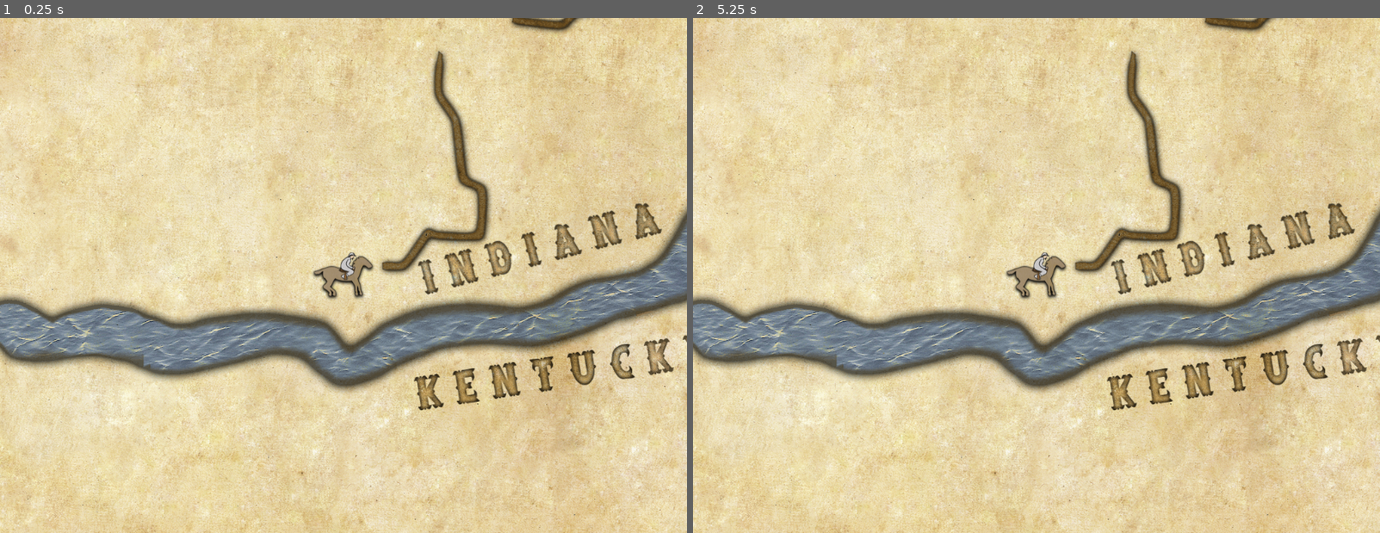
Above: before the commit, frames 1-2 (left to right).
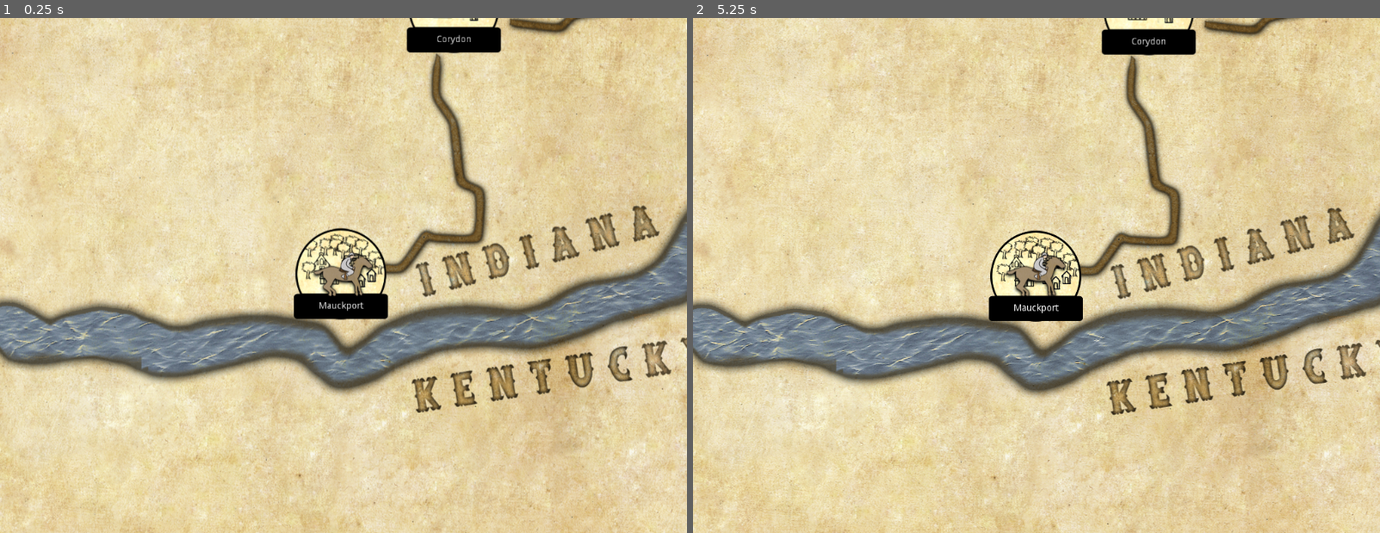
Above: after the commit, the same moments.

Repository: doctor-g/MorgansRaid
Game: Godot game, scene res://src/Game.tscn
Same seed, same stepped clock (60 frames per second), same inputs: the game is played once before the commit and once after it. The project has no main scene, so this scene is started directly.
Inputs (mouse positions are in pixels of both pictures, inside the frame that each line leads up to):
- Up to frame 1 (0.25 s): no input
- Up to frame 2 (5.25 s): tap Enter at 0.5, 2, 3.5 s; move the mouse to (1187, 249) at 0.52 s; click (1187, 249) at 0.67 s; tap Space at 1.25, 2.75, 4.25 s; move the mouse to (899, 301) at 1.27 s; click (899, 301) at 1.42 s; move the mouse to (1105, 162) at 2.02 s; click (1105, 162) at 2.17 s; move the mouse to (1002, 378) at 2.77 s; click (1002, 378) at 2.92 s; move the mouse to (1242, 352) at 3.52 s; click (1242, 352) at 3.67 s; move the mouse to (830, 198) at 4.27 s; click (830, 198) at 4.42 s; move the mouse to (1070, 275) at 5.02 s; click (1070, 275) at 5.17 s

The runs differ from the first frame. In frame 1, 18% of the frame differs, in the area x 0-100%, y 0-100%; in frame 2, 23%.

Commit message:
Add city scene and proof-of-concept moving between them

Diff:
--- /dev/null
+++ b/project/src/City.gd
@@ -0,0 +1,16 @@
+extends Node2D
+tool
+
+signal pressed
+
+export var city_name : String = "UNNAMED" setget _set_city_name
+export var population : int = 0
+
+func _set_city_name(value:String)->void:
+	city_name = value
+	$Label.text = value
+
+
+func _on_Area2D_input_event(_viewport, event, _shape_idx):
+	if event is InputEventMouseButton and event.pressed:
+		emit_signal("pressed")
--- /dev/null
+++ b/project/src/City.tscn
@@ -0,0 +1,32 @@
+[gd_scene load_steps=4 format=2]
+
+[ext_resource path="res://src/City.gd" type="Script" id=1]
+[ext_resource path="res://assets/Images/city_medium.png" type="Texture" id=2]
+
+[sub_resource type="CircleShape2D" id=1]
+radius = 95.7049
+
+[node name="City" type="Node2D"]
+script = ExtResource( 1 )
+
+[node name="Sprite" type="Sprite" parent="."]
+texture = ExtResource( 2 )
+
+[node name="Label" type="Label" parent="."]
+margin_left = -32.5283
+margin_top = 42.2048
+margin_right = 32.4717
+margin_bottom = 56.2048
+grow_horizontal = 2
+custom_colors/font_color = Color( 1, 1, 1, 1 )
+text = "UNNAMED"
+align = 1
+__meta__ = {
+"_edit_use_anchors_": false
+}
+
+[node name="Area2D" type="Area2D" parent="."]
+
+[node name="CollisionShape2D" type="CollisionShape2D" parent="Area2D"]
+shape = SubResource( 1 )
+[connection signal="input_event" from="Area2D" to="." method="_on_Area2D_input_event"]
--- /dev/null
+++ b/project/src/Game.gd
@@ -0,0 +1,10 @@
+extends Node2D
+
+
+
+# The following are obviously placeholders of the real movement system,
+# but they demonstrate the capability
+func _on_Corydon_pressed():
+	$Morgan.position = $Cities/Corydon.position
+func _on_Mauckport_pressed():
+	$Morgan.position = $Cities/Mauckport.position
--- a/project/src/Game.tscn
+++ b/project/src/Game.tscn
@@ -1,15 +1,35 @@
-[gd_scene load_steps=3 format=2]
+[gd_scene load_steps=5 format=2]
 
 [ext_resource path="res://src/Map.tscn" type="PackedScene" id=1]
 [ext_resource path="res://src/Morgan.tscn" type="PackedScene" id=2]
+[ext_resource path="res://src/City.tscn" type="PackedScene" id=3]
+[ext_resource path="res://src/Game.gd" type="Script" id=4]
 
 [node name="Game" type="Node2D"]
+script = ExtResource( 4 )
 
 [node name="Map" parent="." instance=ExtResource( 1 )]
 position = Vector2( 7.55127, -211.428 )
 
+[node name="Cities" type="Node2D" parent="."]
+__meta__ = {
+"_edit_lock_": true
+}
+
+[node name="Mauckport" parent="Cities" instance=ExtResource( 3 )]
+position = Vector2( 596.01, 2800.67 )
+city_name = "Mauckport"
+population = 500
+
+[node name="Corydon" parent="Cities" instance=ExtResource( 3 )]
+position = Vector2( 764.38, 2403.32 )
+city_name = "Corydon"
+population = 1300
+
 [node name="Morgan" parent="." instance=ExtResource( 2 )]
-position = Vector2( 595.304, 2807.54 )
+position = Vector2( 598.871, 2803.97 )
 
 [node name="Camera2D" type="Camera2D" parent="Morgan"]
 current = true
+[connection signal="pressed" from="Cities/Mauckport" to="." method="_on_Mauckport_pressed"]
+[connection signal="pressed" from="Cities/Corydon" to="." method="_on_Corydon_pressed"]
Binary file added: project/assets/Images/city_medium.png
Not shown, added: project/assets/Images/city_medium.png.import
